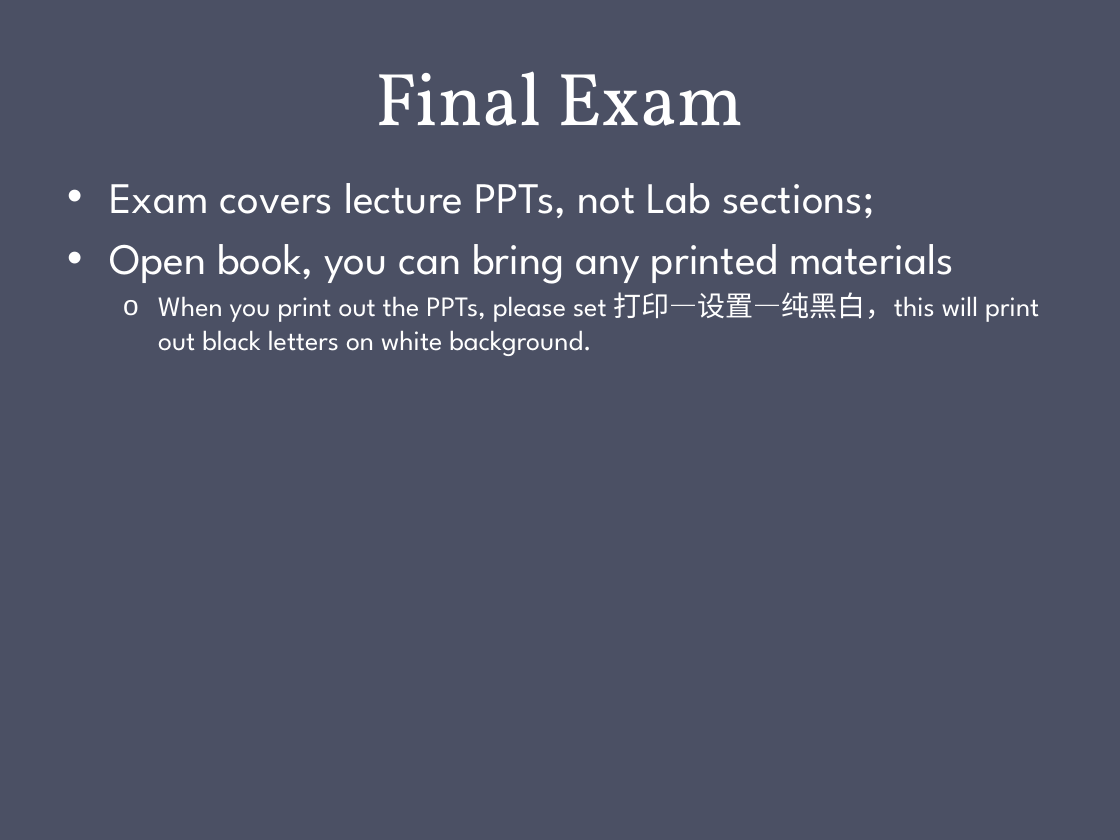
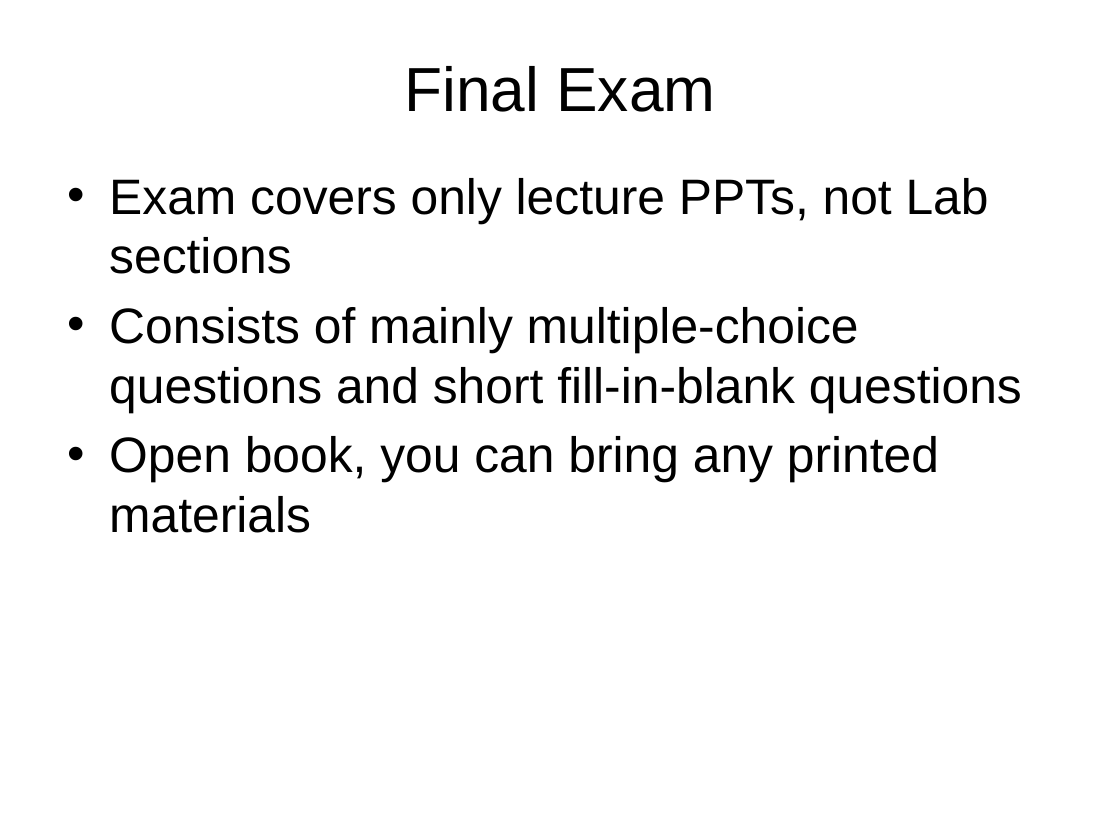
Before and after one commit to gulaoshi/gu.github.io, a slide deck: slide 6 of InfoSec/PPTs/CH00-Introduction.pptx. Drawn at 1120x840 pixels with LibreOffice and Linux fonts; fonts in the diff are those of the drawing. Boxes give left, top, right and bottom in pixels: in the first picture for what was removed or moved away, otherwise in the second. Text is boxed around its words. In the diff, an @@ line names an element or a change of style, - is before the commit and + after.

```diff
--- a/InfoSec/PPTs/CH00-Introduction.pptx
+++ b/InfoSec/PPTs/CH00-Introduction.pptx
@@ background #4B5064 to #FFFFFF @@
@@ title "Final Exam": place and size @@
-title "Final Exam" at [376,71,744,126]
+title "Final Exam" at [405,66,716,112]
@@ title "Final Exam" at [405,66,716,112]: size 48 to 40 pt, font Vollkorn to Arial, text colour #FFFFFF to #000000; line spacing 58pt to 1; vertical alignment bottom to middle @@
@@ text at [109,178,1022,413]: text changed; size 28 to 32 pt; font League Spartan to Arial; text colour #FFFFFF to #000000 @@
-• Exam covers lecture PPTs, not Lab sections;
+• Exam covers only lecture PPTs, not Lab sections
+• Consists of mainly multiple-choice questions and short fill-in-blank questions
@@ text at [158,292,1039,356]: paragraph removed @@
-  o When you print out the PPTs, please set 打印—设置—纯黑白，this will print out black letters on white background.
@@ text at [109,436,939,533]: size 28 to 32 pt, font League Spartan to Arial, text colour #FFFFFF to #000000 in "Open book, you can bring any printed ..." @@
```
Also in this commit, not shown: 3 other slides changed, 3 slides added, 3 slides removed, 7 other files.
